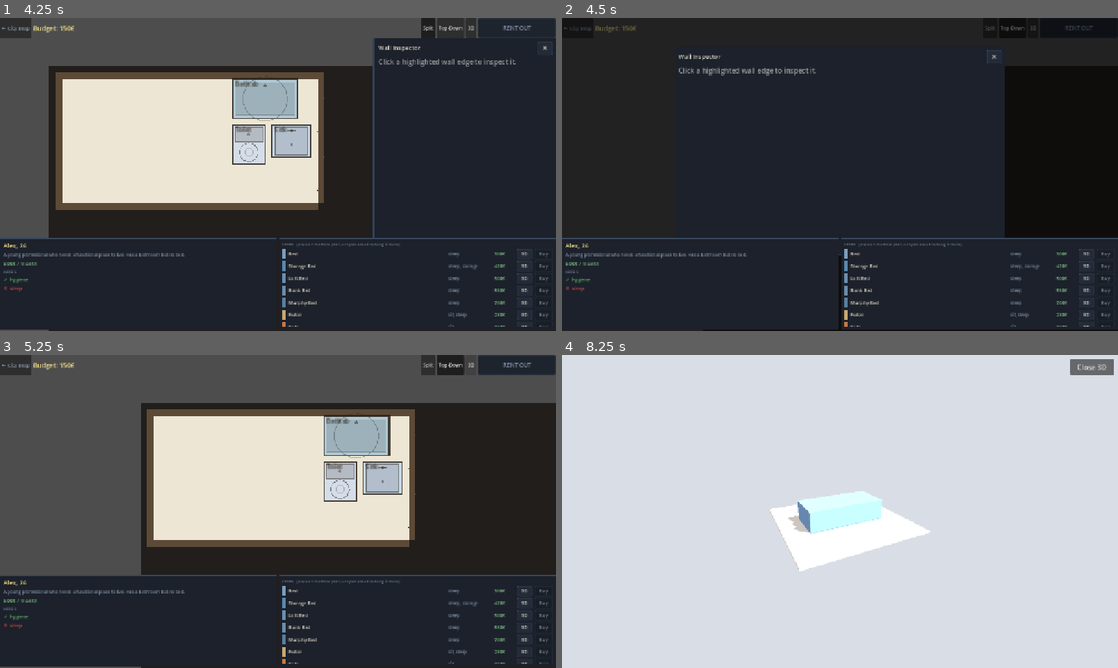
Above: before the commit, frames 1-4 (two rows, left to right).
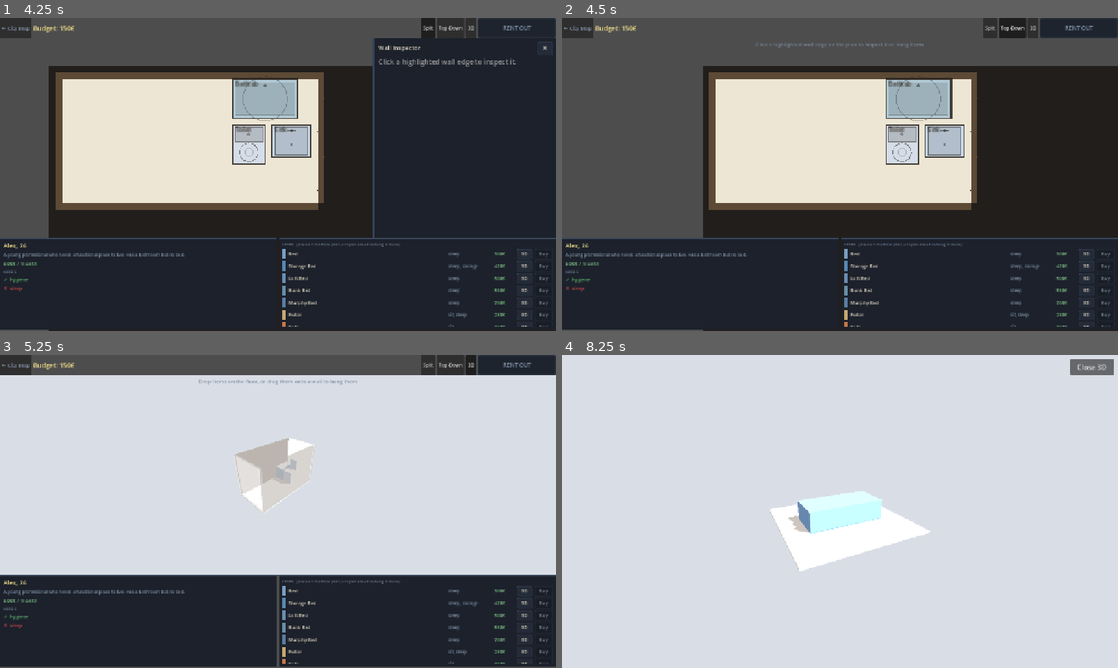
Above: after the commit, the same moments.

Repository: Bobovino/MakeItFit
Game: Godot game, scene res://scenes/CityMap.tscn
Two runs of this game, one before a commit and one after it. Both use one fixed random seed, a clock stepped at 60 frames per second and the inputs below.
Inputs:
- Up to frame 1 (4.25 s): click "★ Replay" at 0.5 s; click "★ Replay" at 1.25 s; click "★ Replay" at 2 s; click "ENTER →" at 2.75 s; click "Split" at 3.5 s
- Up to frame 2 (4.5 s): click "Top-Down" at 4.25 s
- Up to frame 3 (5.25 s): click "3D" at 5 s
- Up to frame 4 (8.25 s): click "← City Map" at 5.75 s; click "ENTER →" at 6.5 s; click "✕" at 7.25 s; click "3D" at 8 s

Frame 1 is identical in both runs. In frame 2, 50% of the frame differs, in the area x 0-100%, y 0-100%; in frame 3, 50%; in frame 4, less than 0.1%.

Commit message:
Fix 3D floor-placement blocking, Top-Down modal auto-open, add mode hints
Three bugs found after live testing the 3D view/wall-drag work:

- Buy ghosts (and existing-item picks) could never land in the middle of
  the room: the wall raycast test didn't exclude the two "near" walls that
  _update_wall_visibility fades out for the dollhouse-cutaway view, so a
  ray toward the open floor would register a false hit on that invisible
  near plane before ever reaching the ground. Room3DView now tracks the
  camera's flat direction and skips near-side walls as drop targets.

- Switching to Top-Down mode immediately covered the floor plan with the
  Wall Inspector modal + backdrop, because the check used `.visible`
  (true for the idle placeholder panel too, not just real wall content).
  Switched to `is_showing_wall()`, which only reports true once an actual
  wall is open.

- Consolidating to one 3D view removed the permanent docked Wall Inspector
  placeholder that used to hint "click a wall edge" in Top-Down/3D modes.
  Added a small top-of-screen banner in both modes when no wall is open,
  clearing itself once one is.

Verified in-game: floor placement now works anywhere in the room in 3D;
Top-Down shows the full plan immediately; hint banners appear/clear
correctly; cross-view buy/sell (bought in Split, sold in 3D and vice
versa) works correctly; wall-panel buy ghost tracks the mouse correctly.
No compile or runtime errors.

Co-Authored-By: Claude Sonnet 5 <noreply@anthropic.com>

Diff:
--- a/scripts/Main.gd
+++ b/scripts/Main.gd
@@ -41,6 +41,7 @@
 var _mode3d_view:    Control = null   # persistent 3D view for VIEW3D mode (separate from the "reveal" overlay)
 var _modal_backdrop: ColorRect = null # dims the screen behind WallInspector when it's shown as a modal
 var _mode_buttons:   Dictionary = {}  # ViewMode -> Button
+var _mode_hint_lbl:  Label = null     # "click a wall" / "drag onto a wall" guidance outside SPLIT mode
 
 # ── Floor plan zoom/pan (layered on top of the auto-fit baseline) ─────────
 const MIN_MANUAL_ZOOM := 0.4
@@ -693,19 +694,28 @@
 			_teardown_mode3d_view()
 			room.visible    = true
 			divider.visible = true
+			wall_inspector.show()   # SPLIT always shows it docked, even as the idle placeholder
 			wall_inspector.offset_left   = _split_x + 3.0
 			wall_inspector.offset_top    = TOP_Y
 			wall_inspector.offset_right  = SCREEN_W
 			wall_inspector.offset_bottom = BOT_Y
 			_hide_modal_backdrop()
+			_set_mode_hint("")
 		ViewMode.TOPDOWN_MODAL:
 			_teardown_mode3d_view()
 			room.visible    = true
 			divider.visible = false
-			if wall_inspector.visible:
+			# `.visible` stays true for the idle placeholder panel too (it's only
+			# ever hidden by its own close button) — is_showing_wall() is the
+			# actual "a wall is open" check, otherwise the modal+backdrop would
+			# cover the top-down plan immediately on switching into this mode.
+			if wall_inspector.is_showing_wall():
 				_position_wall_inspector_modal()
+				_set_mode_hint("")
 			else:
+				wall_inspector.hide()
 				_hide_modal_backdrop()
+				_set_mode_hint("Click a highlighted wall edge on the plan to inspect it or hang items")
 		ViewMode.VIEW3D:
 			# Wall items are placed/moved directly in the 3D view here (drag onto
 			# a wall) — there's no 2D Wall Inspector panel in this mode at all.
@@ -714,6 +724,7 @@
 			wall_inspector.hide()
 			_hide_modal_backdrop()
 			_ensure_mode3d_view()
+			_set_mode_hint("Drop items on the floor, or drag them onto a wall to hang them")
 
 	var fl := _floors.get(_current_floor_id) as Floor
 	if fl and mode != ViewMode.VIEW3D:
@@ -785,6 +796,30 @@
 		_modal_backdrop.visible = false
 
 
+# TOPDOWN_MODAL/VIEW3D have no permanent docked Wall Inspector to hint at wall
+# access the way SPLIT's placeholder panel does — this small banner fills
+# that gap. Empty text hides it (used for SPLIT, and whenever a wall is open).
+func _set_mode_hint(text: String) -> void:
+	if text == "":
+		if is_instance_valid(_mode_hint_lbl):
+			_mode_hint_lbl.visible = false
+		return
+	if not is_instance_valid(_mode_hint_lbl):
+		_mode_hint_lbl = Label.new()
+		_mode_hint_lbl.add_theme_font_size_override("font_size", 12)
+		_mode_hint_lbl.add_theme_color_override("font_color", GameTheme.C_MUTED)
+		_mode_hint_lbl.horizontal_alignment = HORIZONTAL_ALIGNMENT_CENTER
+		_mode_hint_lbl.mouse_filter = Control.MOUSE_FILTER_IGNORE
+		ui_layer.add_child(_mode_hint_lbl)
+	_mode_hint_lbl.text = text
+	_mode_hint_lbl.offset_left   = 0.0
+	_mode_hint_lbl.offset_right  = SCREEN_W
+	_mode_hint_lbl.offset_top    = TOP_Y + 6.0
+	_mode_hint_lbl.offset_bottom = TOP_Y + 26.0
+	_mode_hint_lbl.visible = true
+	ui_layer.move_child(_mode_hint_lbl, ui_layer.get_child_count() - 1)
+
+
 # Right-click removal of a wall-mounted item dropped directly in the 3D view —
 # mirrors WallInspector._remove_wall_at (no refund, matching that 2D behavior).
 func _on_wall_sell_pressed(edge: String, origin: Vector2i, apt_floor: Floor) -> void:
@@ -835,6 +870,7 @@
 	wall_inspector.show_wall(apt_floor, edge, sibling)
 	if _view_mode != ViewMode.SPLIT:
 		_position_wall_inspector_modal()
+		_set_mode_hint("")
 
 
 func _on_inspector_visibility_changed() -> void:
@@ -842,6 +878,8 @@
 		for fid in _floors:
 			(_floors[fid] as Floor).set_active_wall_edge("")
 		_hide_modal_backdrop()
+		if _view_mode == ViewMode.TOPDOWN_MODAL:
+			_set_mode_hint("Click a highlighted wall edge on the plan to inspect it or hang items")
 
 
 func _on_wall_item_placed(furniture_id: String) -> void:
--- a/scripts/Room3DView.gd
+++ b/scripts/Room3DView.gd
@@ -75,6 +75,7 @@
 # Walls between the camera and the room center fade out so the view isn't
 # blocked — each entry is {mat: StandardMaterial3D, normal: Vector3, base: Color}.
 var _wall_data: Array = []
+var _cam_flat_dir: Vector3 = Vector3.ZERO   # XZ camera direction from center, set by _update_wall_visibility
 
 # ── Foldable-item demo (single-item preview only) ──────────────────────────
 # Click the item to toggle folded/extended; before the first click it loops
@@ -496,9 +497,18 @@
 	return {"along_m": along, "height_m": hit.y}
 
 
-# Ray test against all four wall planes at once — used for the buy ghost,
-# where we don't know which wall (if any) the cursor is over yet.
+# Ray test against the wall planes at once — used for the buy ghost, where we
+# don't know which wall (if any) the cursor is over yet. The two "near" walls
+# (the ones _update_wall_visibility fades out so the dollhouse cutaway doesn't
+# block the view) are excluded: a ray toward the middle of the floor passes
+# straight through that invisible near plane on its way from the camera, which
+# would otherwise register as a (wrong) wall hit before ever reaching the
+# floor and make it impossible to drop anything in the middle of the room.
 func _wall_hit_test(from: Vector3, dir: Vector3) -> Dictionary:
+	var normals := {
+		"north": Vector3(0, 0, -1), "south": Vector3(0, 0, 1),
+		"west":  Vector3(-1, 0, 0), "east":  Vector3(1, 0, 0),
+	}
 	var planes := [
 		{"edge": "north", "axis": "z", "coord": 0.0,       "len": _room_w_m},
 		{"edge": "south", "axis": "z", "coord": _room_d_m, "len": _room_w_m},
@@ -508,6 +518,9 @@
 	var best_t := INF
 	var best: Dictionary = {}
 	for p in planes:
+		var edge: String = p["edge"]
+		if (normals[edge] as Vector3).dot(_cam_flat_dir) > 0.0:
+			continue   # near/faded wall — not a valid drop target
 		var axis: String = p["axis"]
 		var o: float = (from.z if axis == "z" else from.x)
 		var d: float = (dir.z if axis == "z" else dir.x)
@@ -523,7 +536,7 @@
 		if along < 0.0 or along > (p["len"] as float):
 			continue
 		best_t = t
-		best = {"edge": p["edge"], "along_m": along, "height_m": hit.y, "t": t}
+		best = {"edge": edge, "along_m": along, "height_m": hit.y, "t": t}
 	return best
 
 
@@ -765,6 +778,7 @@
 	if flat.length() < 0.001:
 		return
 	flat = flat.normalized()
+	_cam_flat_dir = flat
 	for wd in _wall_data:
 		var normal: Vector3 = wd["normal"]
 		var mat: StandardMaterial3D = wd["mat"]
